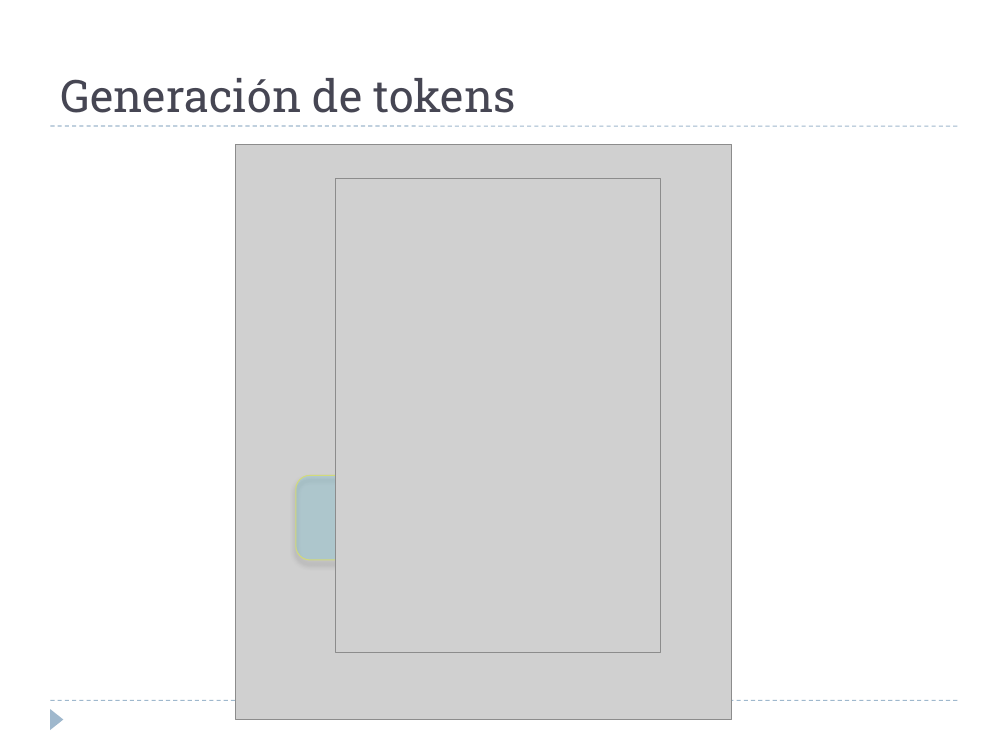
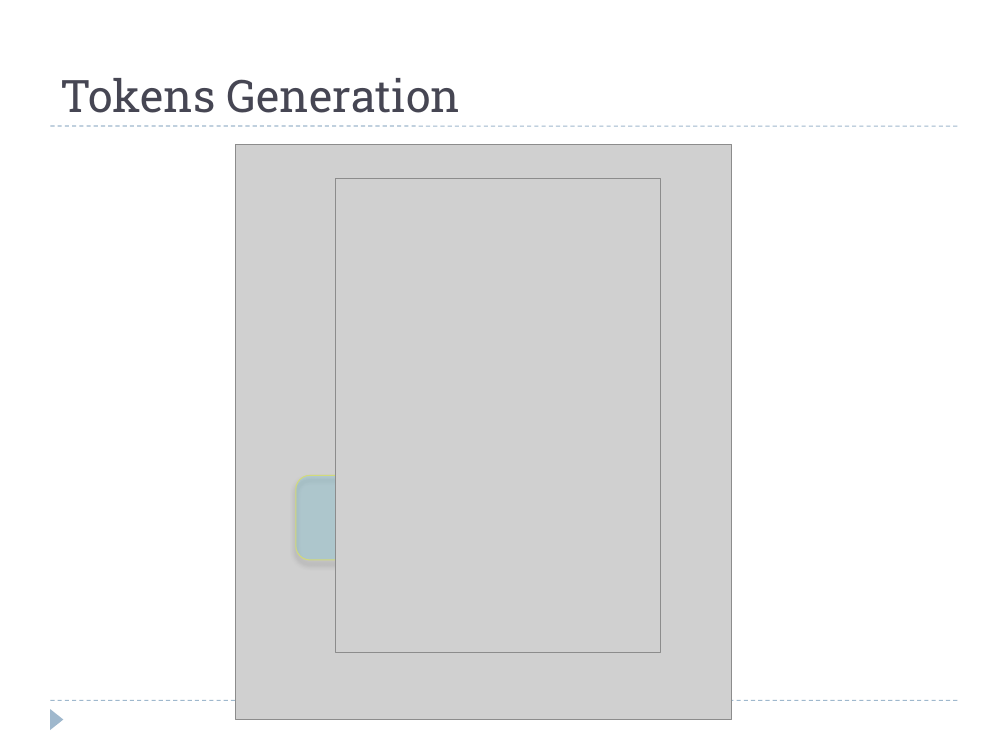
Before and after one commit to alejandrorago/qatesis2, a slide deck: slide 15 of Capitulos Finales/FilminasV0.2.pptx. Drawn at 1008x756 pixels with LibreOffice and Linux fonts; fonts in the diff are those of the drawing; grey boxes stand for pictures. Boxes give left, top, right and bottom in pixels: in the first picture for what was removed or moved away, otherwise in the second. Text is boxed around its words. In the diff, an @@ line names an element or a change of style, - is before the commit and + after.

```diff
--- a/Capitulos Finales/FilminasV0.2.pptx
+++ b/Capitulos Finales/FilminasV0.2.pptx
@@ title at box(60, 78, 460, 113): text changed @@
-Generación de tokens
+Tokens Generation
```
Also in this commit, not shown: 14 other slides changed, 2 slides added, 1 slide removed.
